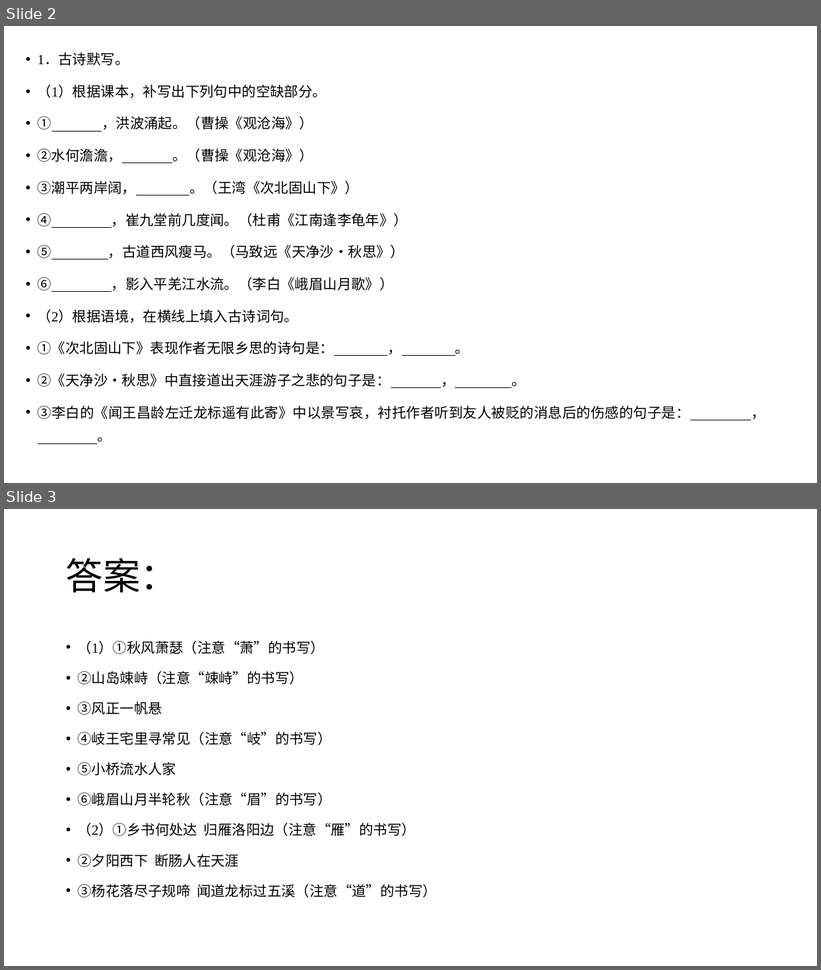
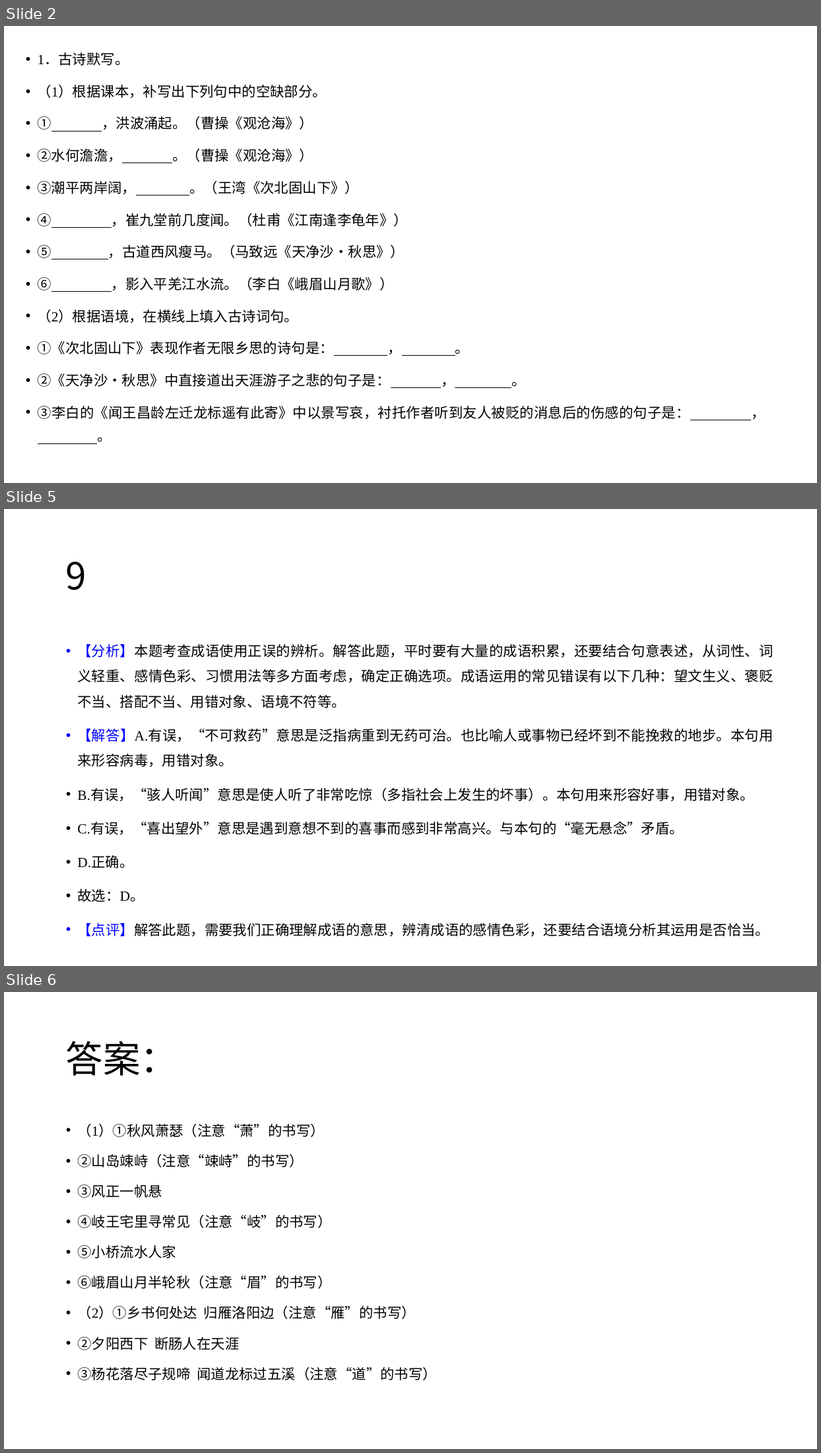
Before and after one commit to GY-feng/Notes, a slide deck: 备课-语文/PPT/小测.pptx. Shown one above the other, each under a label of ours: slides 2 and 3 before the commit, slides 2, 5 and 6 after it; the slides between them are not shown. The pictures are 821x970 and 821x1453 pixels, drawn with LibreOffice and Linux fonts; fonts in the diff are those of the drawing. Boxes give left, top, right and bottom in pixels: in the first picture for what was removed or moved away, otherwise in the second. Text is boxed around its words. In the diff, an @@ line names an element or a change of style, - is before the commit and + after.

```diff
--- a/备课-语文/PPT/小测.pptx
+++ b/备课-语文/PPT/小测.pptx
@@ slide 5 added at (x1=4, y1=509, x2=817, y2=966), background #FFFFFF @@
@@ title added at (x1=66, y1=562, x2=86, y2=590), 44 pt, text #000000 @@
+9
@@ text added at (x1=77, y1=644, x2=773, y2=937), 16.6 pt, text #000000 @@
+• 【分析】本题考查成语使用正误的辨析。解答此题，平时要有大量的成语积累，还要结合句意表述，从词性、词义轻重、感情色彩、习惯用法等多方面考虑，确定正确选项。成语运用的常见错误有以下几种：望文生义、褒贬不当、搭配不当、用错对象、语境不符等。
+• 【解答】A.有误，“不可救药”意思是泛指病重到无药可治。也比喻人或事物已经坏到不能挽救的地步。本句用来形容病毒，用错对象。
+• B.有误，“骇人听闻”意思是使人听了非常吃惊（多指社会上发生的坏事）。本句用来形容好事，用错对象。
+• C.有误，“喜出望外”意思是遇到意想不到的喜事而感到非常高兴。与本句的“毫无悬念”矛盾。
+• D.正确。
+• 故选：D。
+• 【点评】解答此题，需要我们正确理解成语的意思，辨清成语的感情色彩，还要结合语境分析其运用是否恰当。
@@ what was slide 3 is now slide 6 @@
```
Also in this commit, not shown: 3 other slides added, 12 other files.
